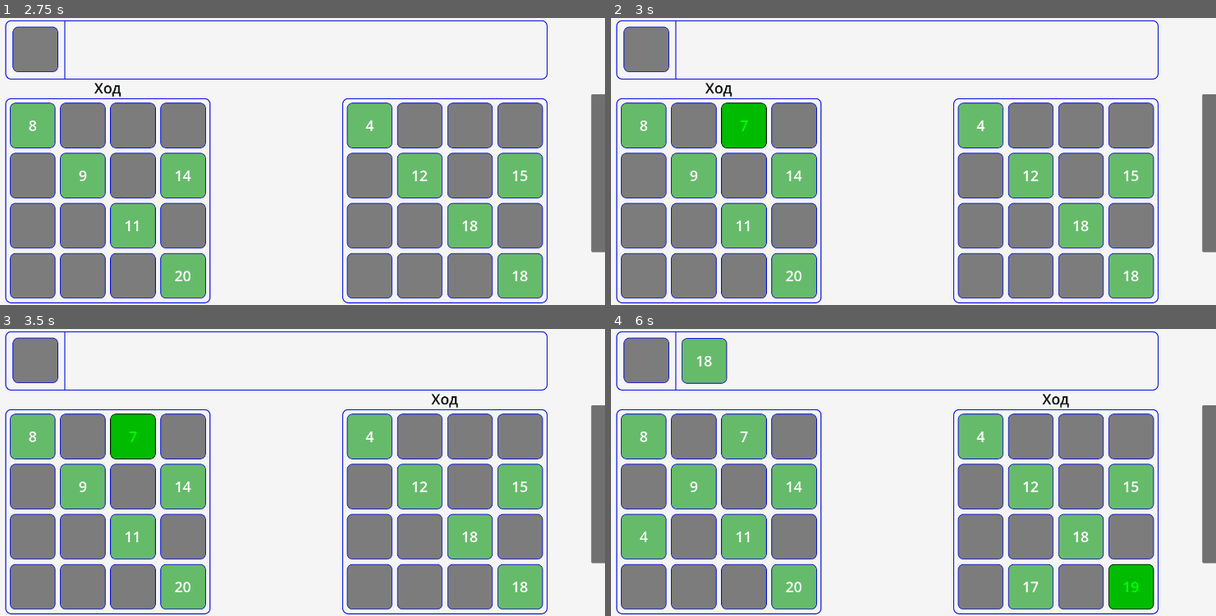
Above: before the commit, frames 1-4 (two rows, left to right).
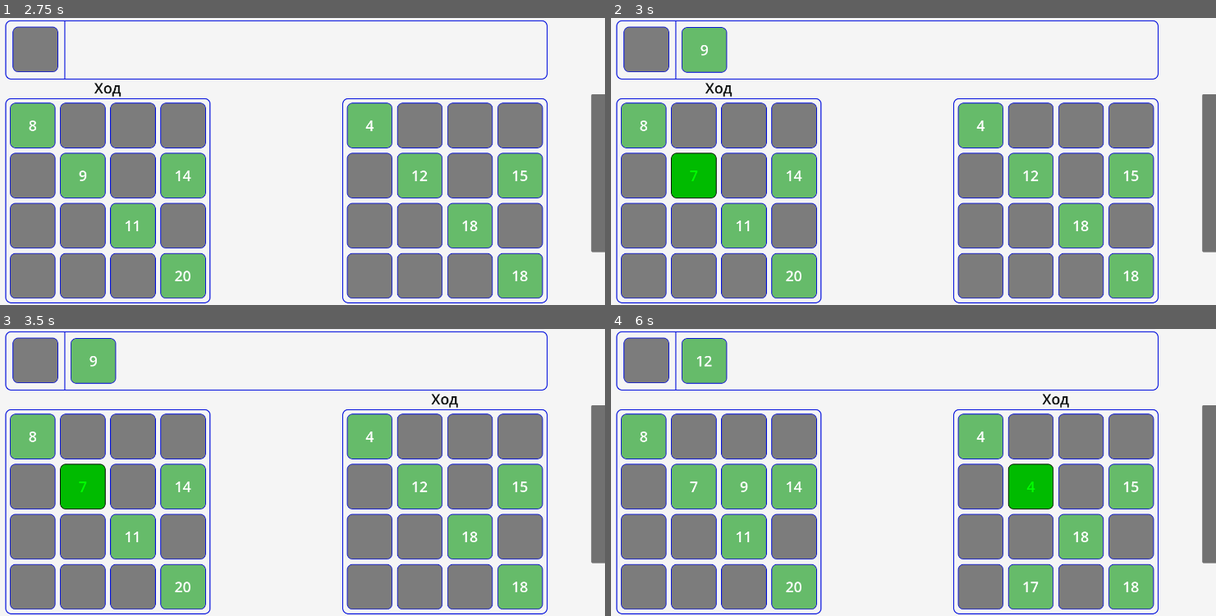
Above: after the commit, the same moments.

Repository: Rinkton/lucky-numbers-godot
Game: Godot game, scene res://game.tscn
The game is run twice, just before and just after one commit, with the same random seed, the same clock (stepped at 60 frames per second) and the same inputs.
Inputs (mouse positions are in pixels of both pictures, inside the frame that each line leads up to):
- Up to frame 1 (2.75 s): tap Enter at 0.5 s; move the mouse to (423, 147) at 0.52 s; click (423, 147) at 0.67 s; move the mouse to (145, 175) at 1.27 s; click (145, 175) at 1.42 s; move the mouse to (344, 98) at 2.02 s; click (344, 98) at 2.17 s
- Up to frame 2 (3 s): move the mouse to (853, 218) at 2.77 s; click (853, 218) at 2.92 s
- Up to frame 3 (3.5 s): no input
- Up to frame 4 (6 s): tap Space at 3.5 s; move the mouse to (1082, 515) at 3.52 s; click (1082, 515) at 3.67 s; move the mouse to (689, 429) at 4.27 s; click (689, 429) at 4.42 s; move the mouse to (919, 472) at 5.02 s; click (919, 472) at 5.17 s; move the mouse to (786, 400) at 5.77 s; click (786, 400) at 5.92 s

Frame 1 is identical in both runs. In frame 2, 3.6% of the frame differs, in the area x 9-26%, y 3-63%; in frame 3, 3.6%; in frame 4, 5.8%, in the area x 1-90%, y 9-98%.

Commit message:
Now can't place the clovers against rules(that whole row/column must ALWAYS be perfect)

Diff:
--- a/lucky-numbers/field.gd
+++ b/lucky-numbers/field.gd
@@ -36,23 +36,28 @@
 func get_is_this_clover_on_this_cell_acceptable(this_clover: Clover, this_cell: Cell) -> bool:
 	var this_vector = get_vector_of_cell(this_cell)
 
-	var up_cell = get_cell(this_vector.x, this_vector.y - 1)
-	var right_cell = get_cell(this_vector.x + 1, this_vector.y)
-	var down_cell = get_cell(this_vector.x, this_vector.y + 1)
-	var left_cell = get_cell(this_vector.x - 1, this_vector.y)
-
-	if is_instance_valid(up_cell) and up_cell.is_there_clover():
-		if up_cell.get_clover().number >= this_clover.number:
-			return false
-	if is_instance_valid(right_cell) and right_cell.is_there_clover():
-		if right_cell.get_clover().number <= this_clover.number:
-			return false
-	if is_instance_valid(down_cell) and down_cell.is_there_clover():
-		if down_cell.get_clover().number <= this_clover.number:
-			return false
-	if is_instance_valid(left_cell) and left_cell.is_there_clover():
-		if left_cell.get_clover().number >= this_clover.number:
-			return false
+	# everywhere I use AiPlayer.FIELD_SIZE cuz anyway is_instance_valid() guarantees
+	# it won't crush
+	for i in range(1, AiPlayer.FIELD_SIZE):
+		var up_cell = get_cell(this_vector.x, this_vector.y - i)
+		if is_instance_valid(up_cell) and up_cell.is_there_clover():
+			if up_cell.get_clover().number >= this_clover.number:
+				return false
+	for i in range(1, AiPlayer.FIELD_SIZE):
+		var right_cell = get_cell(this_vector.x + i, this_vector.y)
+		if is_instance_valid(right_cell) and right_cell.is_there_clover():
+			if right_cell.get_clover().number <= this_clover.number:
+				return false
+	for i in range(1, AiPlayer.FIELD_SIZE):
+		var down_cell = get_cell(this_vector.x, this_vector.y + i)
+		if is_instance_valid(down_cell) and down_cell.is_there_clover():
+			if down_cell.get_clover().number <= this_clover.number:
+				return false
+	for i in range(1, AiPlayer.FIELD_SIZE):
+		var left_cell = get_cell(this_vector.x - i, this_vector.y)
+		if is_instance_valid(left_cell) and left_cell.is_there_clover():
+			if left_cell.get_clover().number >= this_clover.number:
+				return false
 	return true
 
 
